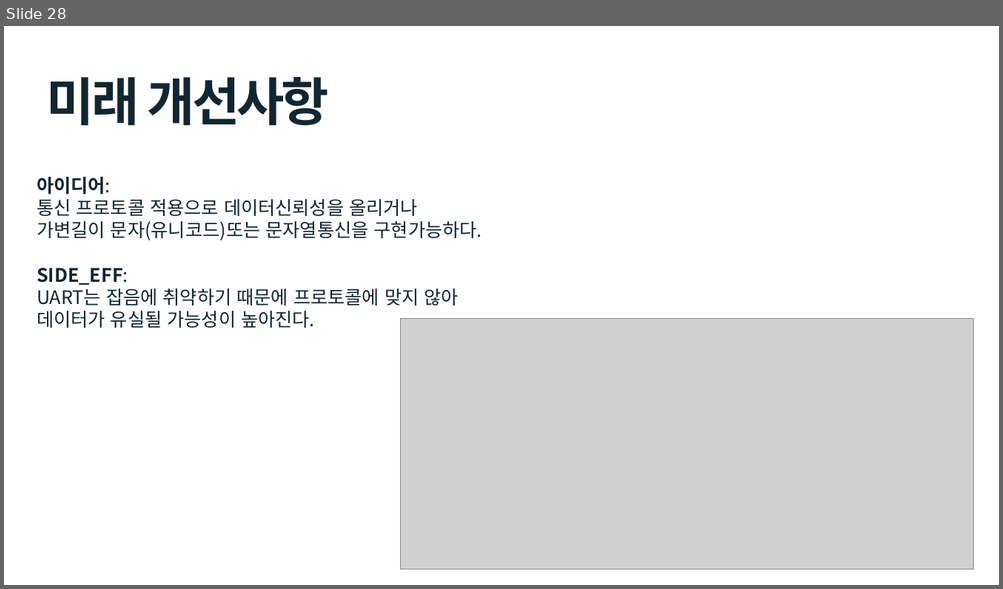
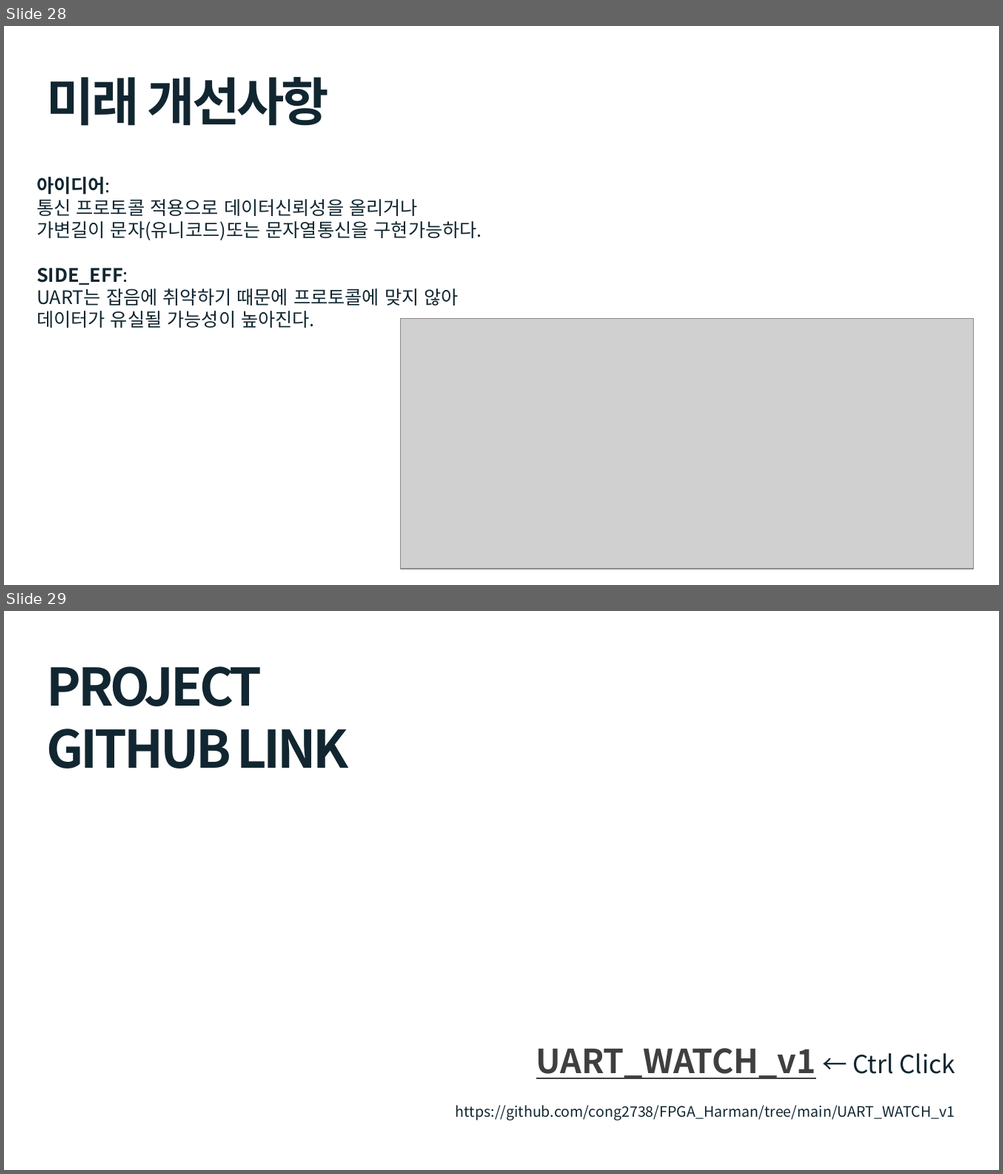
Before and after one commit to cong2738/FPGA_Harman, a slide deck: UART발표_박호윤.pptx. Shown one above the other, each under a label of ours: slide 28 before the commit, slides 28 and 29 after it. The pictures are 1003x589 and 1003x1174 pixels, drawn with LibreOffice and Linux fonts; fonts in the diff are those of the drawing; grey boxes stand for pictures. Boxes give left, top, right and bottom in pixels: in the first picture for what was removed or moved away, otherwise in the second. Text is boxed around its words. In the diff, an @@ line names an element or a change of style, - is before the commit and + after.

Commit message:
발표자료 완성

```diff
--- a/UART발표_박호윤.pptx
+++ b/UART발표_박호윤.pptx
@@ slide 29 added at (4, 611, 999, 1170), background #FFFFFF; not listed: 1 template element that a slide beside it also shows @@
@@ text added at (47, 667, 348, 769), 50 pt, text #112630, bold @@
+PROJECT
+GITHUB LINK
@@ text added at (455, 1048, 955, 1121), 14 pt, text #112630 @@
+UART_WATCH_v1 ← Ctrl Click
+https://github.com/cong2738/FPGA_Harman/tree/main/UART_WATCH_v1
```
